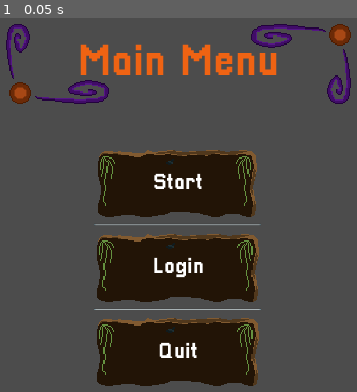
Above: before the commit, frame 1.
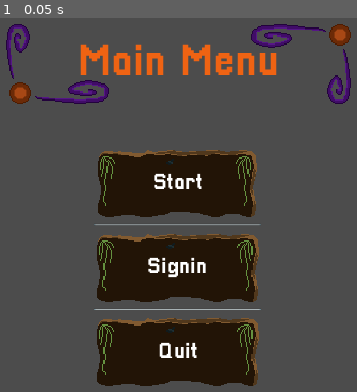
Above: after the commit, the same moment.

Repository: maktoobgar/chest_choose
Game: Godot game, scene res://scenes/instances/UI/main.tscn
Same seed, same stepped clock (60 frames per second), same inputs: the game is played once before the commit and once after it. The project has no main scene, so this scene is started directly.
Inputs:
- Up to frame 1 (0.05 s): no input

The runs differ from the first frame. In frame 1, 0.5% of the frame differs, in the area x 41-58%, y 63-70%.

Commit message:
✏️ login button name changed to signin,✏️ button_up function name changed to _on_signinButton_button_up

Diff:
--- a/scenes/instances/UI/main.tscn
+++ b/scenes/instances/UI/main.tscn
@@ -189,7 +189,7 @@
 margin_right = 120.0
 margin_bottom = 56.0
 
-[node name="loginButton" type="TextureButton" parent="whole/context/center/VBoxContainer/center/center"]
+[node name="signinButton" type="TextureButton" parent="whole/context/center/VBoxContainer/center/center"]
 margin_top = 60.0
 margin_right = 120.0
 margin_bottom = 109.0
@@ -201,11 +201,11 @@
 expand = true
 stretch_mode = 5
 
-[node name="Label" type="Label" parent="whole/context/center/VBoxContainer/center/center/loginButton"]
+[node name="Label" type="Label" parent="whole/context/center/VBoxContainer/center/center/signinButton"]
 anchor_right = 1.0
 anchor_bottom = 1.0
 custom_fonts/font = SubResource( 4 )
-text = "Login"
+text = "Signin"
 align = 1
 valign = 1
 __meta__ = {
@@ -272,5 +272,5 @@
 }
 
 [connection signal="button_up" from="whole/context/center/VBoxContainer/center/center/startButton" to="." method="_on_startButton_button_up"]
-[connection signal="button_up" from="whole/context/center/VBoxContainer/center/center/loginButton" to="." method="_on_loginButton_button_up"]
+[connection signal="button_up" from="whole/context/center/VBoxContainer/center/center/signinButton" to="." method="_on_signinButton_button_up"]
 [connection signal="button_up" from="whole/context/center/VBoxContainer/center/center/quitButton" to="." method="_on_quitButton_button_up"]
--- a/scripts/main_menu.gd
+++ b/scripts/main_menu.gd
@@ -6,7 +6,7 @@
 func _on_quitButton_button_up():
 	get_tree().quit(0)
 
-func _on_loginButton_button_up():
+func _on_signinButton_button_up():
 	Global.goto_scene(Global.signin_scene)
 
 func _on_startButton_button_up():
Not shown: 1 places in scenes/instances/UI/main.tscn that only renumber resources
